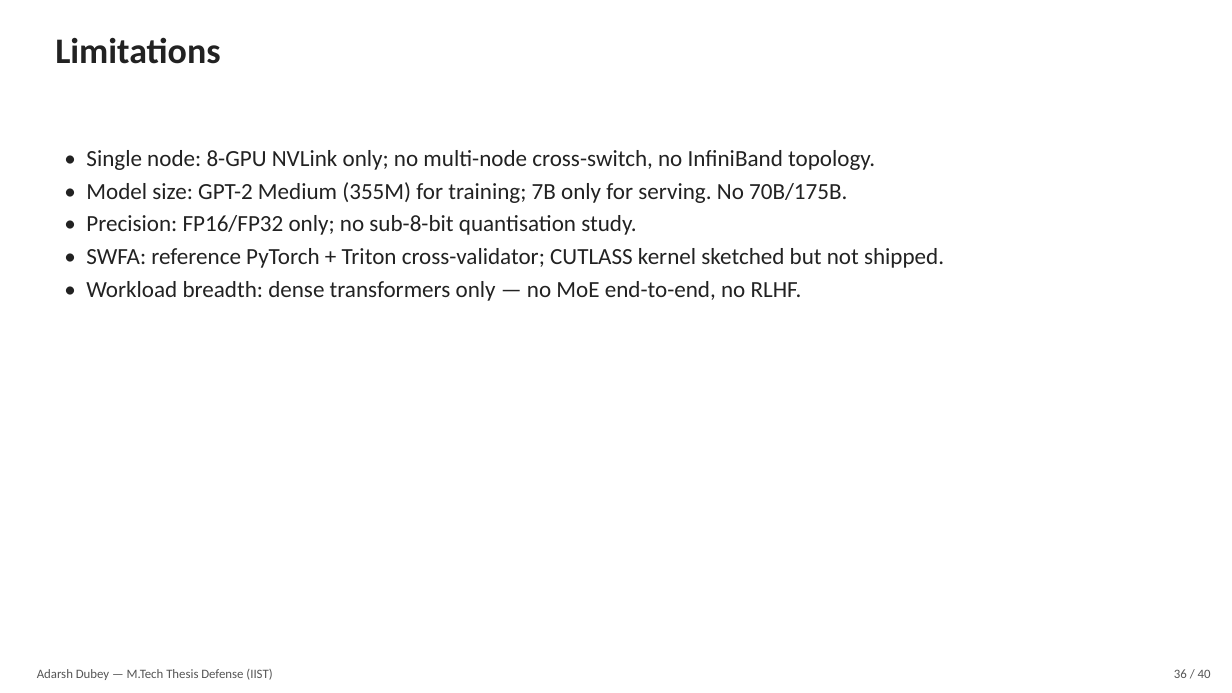
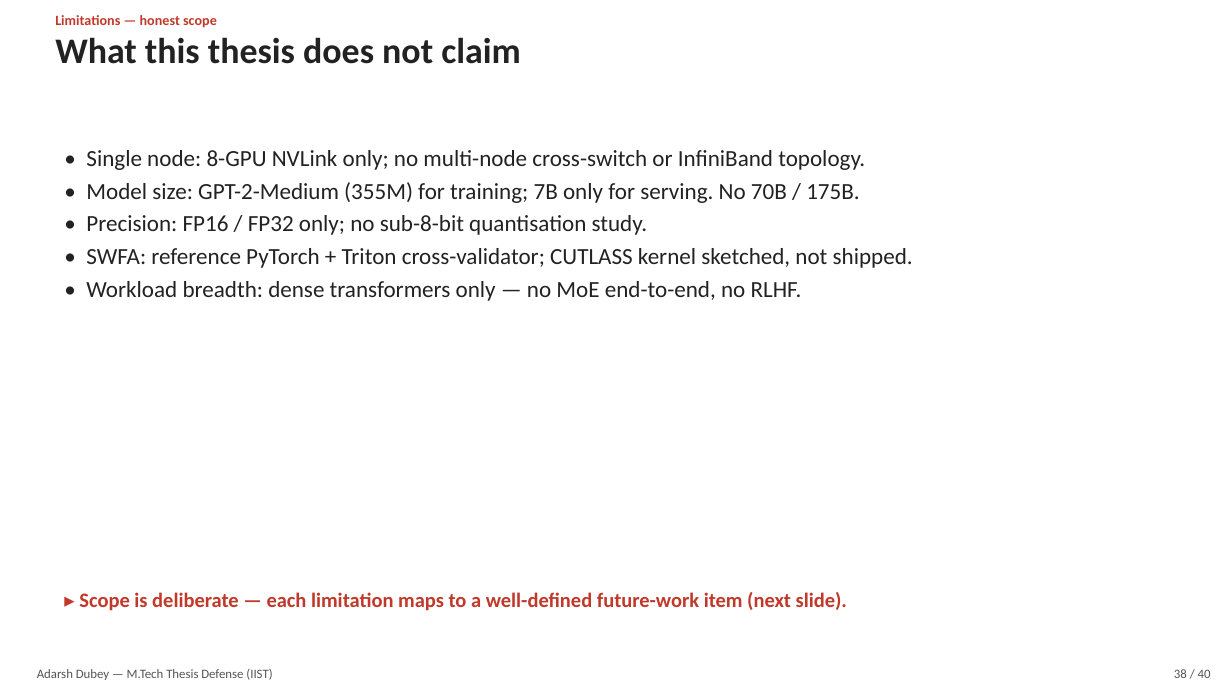
Before and after one commit to adubey-ai/mtech-thesis, a slide deck: slide 38 of thesis_defense.pptx (slide 36 before the commit). Drawn at 1232x693 pixels with LibreOffice and Linux fonts; fonts in the diff are those of the drawing. Boxes give left, top, right and bottom in pixels: in the first picture for what was removed or moved away, otherwise in the second. Text is boxed around its words. In the diff, an @@ line names an element or a change of style, - is before the commit and + after.

```diff
--- a/thesis_defense.pptx
+++ b/thesis_defense.pptx
@@ text at bbox=[55, 15, 217, 28]: text changed; size 28 to 11 pt; text colour #222222 to #C0392B @@
-Limitations
+Limitations — honest scope
@@ text added at bbox=[55, 37, 521, 64], 28 pt, text #222222, bold @@
+What this thesis does not claim
@@ text at bbox=[86, 150, 913, 268]: text changed @@
-• Single node: 8-GPU NVLink only; no multi-node cross-switch, no InfiniBand topology.
-• Model size: GPT-2 Medium (355M) for training; 7B only for serving. No 70B/175B.
-• Precision: FP16/FP32 only; no sub-8-bit quantisation study.
-• SWFA: reference PyTorch + Triton cross-validator; CUTLASS kernel sketched but not shipped.
+• Single node: 8-GPU NVLink only; no multi-node cross-switch or InfiniBand topology.
+• Model size: GPT-2-Medium (355M) for training; 7B only for serving. No 70B / 175B.
+• Precision: FP16 / FP32 only; no sub-8-bit quantisation study.
+• SWFA: reference PyTorch + Triton cross-validator; CUTLASS kernel sketched, not shipped.
@@ text added at bbox=[79, 592, 847, 611], 16 pt, text #C0392B, bold @@
+▸ Scope is deliberate — each limitation maps to a well-defined future-work item (next slide).
```
Also in this commit, not shown: 30 other slides changed, 9 slides added, 9 slides removed, 1 other file.
